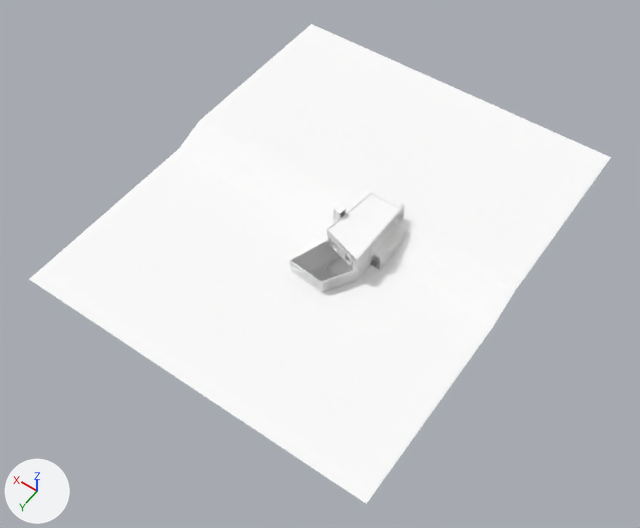
The OBJ model FinalCountDown/Assets/Blocking/DataCenterMap.obj as it was, and as the next commit left it.
Camera for both pictures: a 50 mm camera at (-142.0, 270.0, 357.0) aimed at (26.0, 36.0, -11.0). Lighting does not change. The marker at lower left points along +X, +Y and +Z. The older version comes first. Where no turn or scale is listed for an object, it has been applied to the vertices. Vertices at exactly the same position are counted once.

The scene before the commit, as lines of its bpy script (objects in view):
```python
me_datacentermap = bpy.data.meshes.new('DataCenterMap')
me_datacentermap.from_pydata(...)  # 1345 vertices, 1016 faces; spans x -70.0..134.0, y -107.0..136.0, z -10.0..20.0
me_datacentermap.materials.append(mat_frontcolor)  # white #ffffff
ob_datacentermap = bpy.data.objects.new('DataCenterMap', me_datacentermap)
ob_datacentermap.location = (0.0, 0.0, 0.0)
```
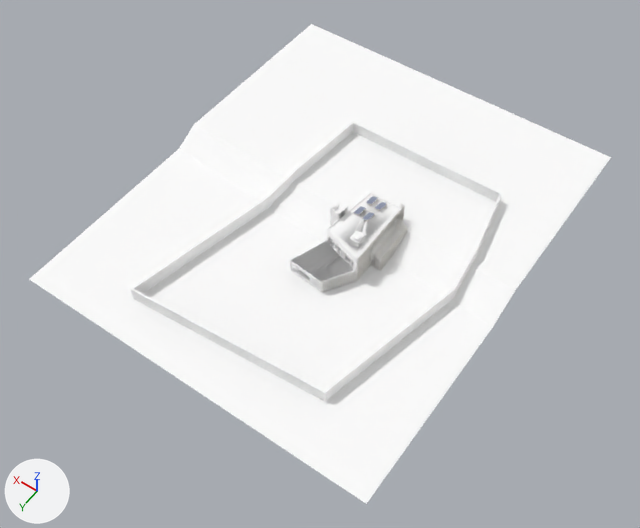
Boxes [x1, y1, x2, y2] around the edits, measured in the pictures (640 x 528 px):
part 1 of me_datacentermap, added
    after: [365, 196, 378, 205]
part 2 of me_datacentermap, added
    after: [375, 202, 387, 212]
part 3 of me_datacentermap, added
    after: [353, 206, 366, 216]
part 4 of me_datacentermap, added
    after: [362, 212, 375, 222]
part 5 of me_datacentermap, added
    after: [130, 121, 502, 402]
part 6 of me_datacentermap, built on
    before: [179, 24, 611, 290]
    after: [179, 24, 611, 292]
part 7 of me_datacentermap, recoloured
    both: [323, 204, 408, 292]

Diff of the bpy script that builds the scene:
```diff
--- a/FinalCountDown/Assets/Blocking/DataCenterMap.obj.py
+++ b/FinalCountDown/Assets/Blocking/DataCenterMap.obj.py
@@ img_metal_06_1k_png @@
+img_metal_06_1k_png = load_image('Metal_06_1K.png', 'DataCenterMap/Metal_06_1K.png', 1024, 1024, 'sRGB')
@@ mat_metal_06_1k @@
+mat_metal_06_1k = principled_material('Metal_06_1K')
+mat_metal_06_1k.texture = img_metal_06_1k_png
+mat_metal_06_1k.roughness = 1.0
@@ mat_i08_inkstorm @@
+mat_i08_inkstorm = principled_material('I08_Inkstorm')
+mat_i08_inkstorm.base_color = (0.263, 0.29, 0.4)  # greyish blue #8c93aa
+mat_i08_inkstorm.roughness = 1.0
@@ mat_c08_toffee_ember @@
+mat_c08_toffee_ember = principled_material('C08_Toffee_Ember')
+mat_c08_toffee_ember.base_color = (0.4, 0.2, 0.0)  # yellow #aa7c00
+mat_c08_toffee_ember.roughness = 1.0
@@ me_datacentermap @@
 # used by ob_datacentermap; location = (0.0, 0.0, 0.0)
-me_datacentermap.from_pydata(...)  # 1345 vertices, 1016 faces; spans x -70.0..134.0, y -107.0..136.0, z -10.0..20.0
+me_datacentermap.from_pydata(...)  # 2056 vertices, 1739 faces; spans x -70.0..135.0, y -107.0..136.0, z -10.0..23.0
+# me_datacentermap part 1: a new loose piece of 94 vertices spanning x 13.0..17.0, y 2.0..8.0, z 16.0..18.0
+# me_datacentermap part 2: a new loose piece of 94 vertices spanning x 7.0..12.0, y 2.0..9.0, z 16.0..18.0
+# me_datacentermap part 3: a new loose piece of 94 vertices spanning x 14.0..19.0, y 11.0..17.0, z 16.0..18.0
+# me_datacentermap part 4: a new loose piece of 94 vertices spanning x 8.0..13.0, y 12.0..18.0, z 16.0..18.0
+# me_datacentermap part 5: a new loose piece of 64 vertices spanning x -46.0..83.0, y -42.0..114.0, z -1.0..14.0, in mat_frontcolor (white #ffffff)
+# me_datacentermap part 6: 5 vertices moved from x 10.0..134.0, y 2.0..57.0, z 6.0..20.0 to x 10.0..135.0, y 7.0..57.0, z 6.0..20.0; 19 vertices removed from x 5.0..26.0, y 0.0..39.0, z -6.0..20.0; 290 vertices added at x -6.0..30.0, y 0.0..56.0, z -6.0..23.0
+# me_datacentermap part 7: 474 faces spanning x -7.0..10.0, y -2.0..57.0, z -10.0..18.0 switch from mat_frontcolor (white #ffffff) to mat_metal_06_1k (picture img_metal_06_1k_png)
+me_datacentermap.materials.append(mat_c08_toffee_ember)  # yellow #aa7c00
+me_datacentermap.materials.append(mat_i08_inkstorm)  # greyish blue #8c93aa
```
